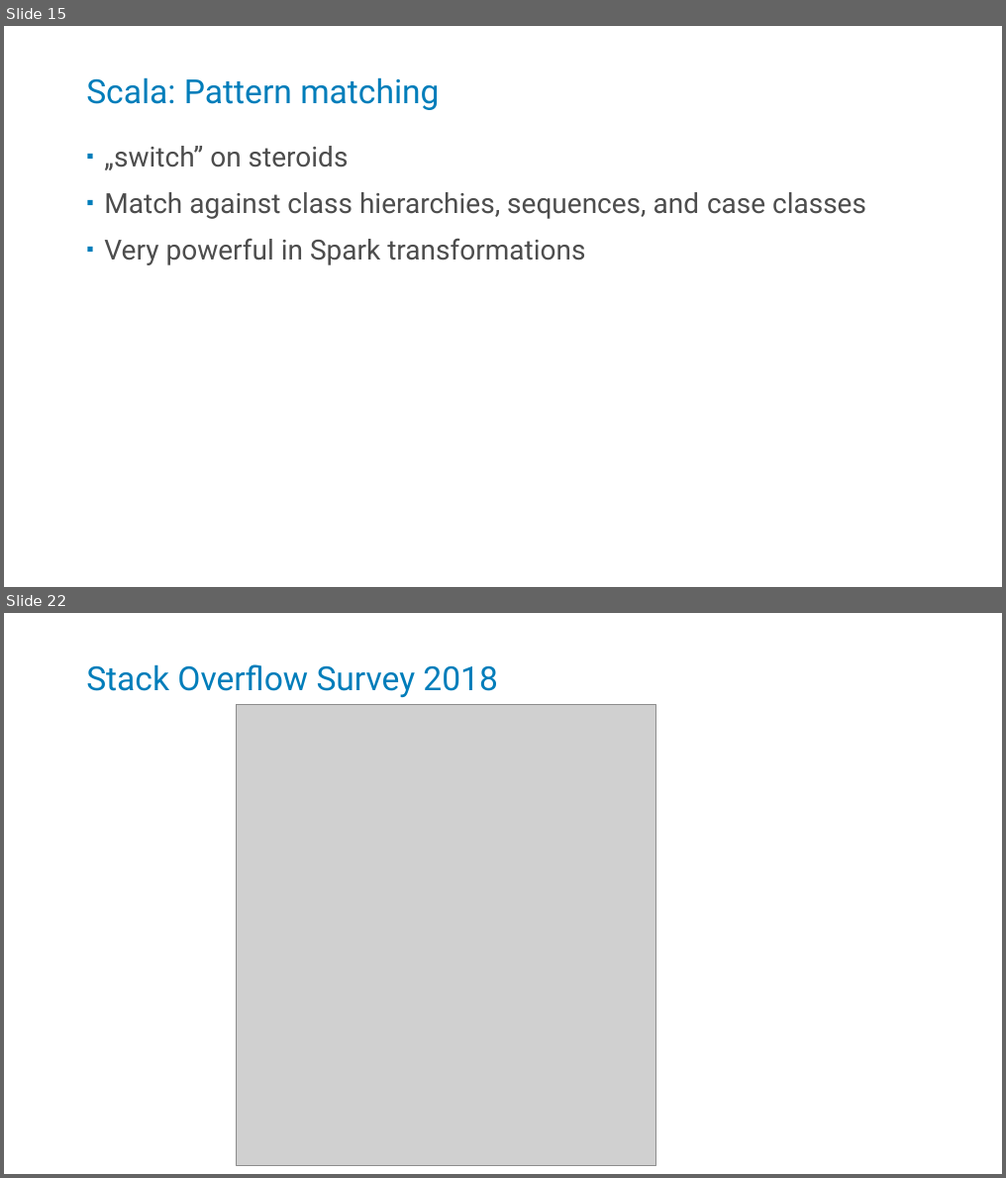
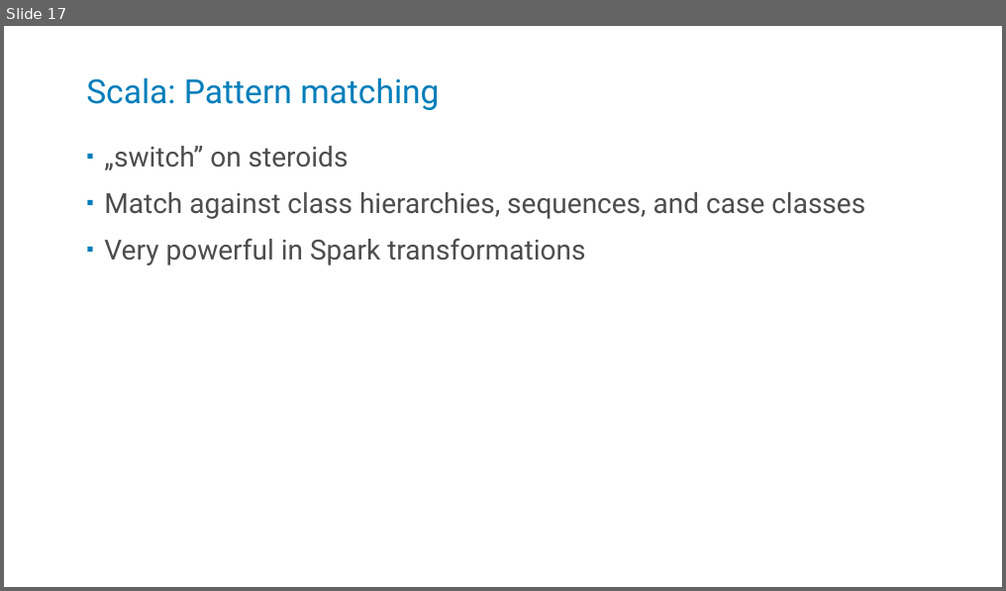
Before and after one commit to kstanaszek/SparkAndScalaInTandem, a slide deck: src/main/resources/slides.pptx. Shown one above the other, each under a label of ours: slides 15 and 22 before the commit, slide 17 after it; the slides between them are not shown. The pictures are 1006x1178 and 1006x591 pixels, drawn with LibreOffice and Linux fonts; fonts in the diff are those of the drawing; grey boxes stand for pictures. Boxes give left, top, right and bottom in pixels: in the first picture for what was removed or moved away, otherwise in the second. Text is boxed around its words. In the diff, an @@ line names an element or a change of style, - is before the commit and + after.

```diff
--- a/src/main/resources/slides.pptx
+++ b/src/main/resources/slides.pptx
@@ slide 22 removed at <box>4,613,1002,1174</box>, background #FFFFFF @@
@@ title removed at <box>86,664,498,697</box> @@
-Stack Overflow Survey 2018
@@ picture removed at <box>236,705,655,1165</box> @@
@@ what was slide 15 is now slide 17 @@
```
Also in this commit, not shown: 15 slides changed, 2 slides added, 2 other slides removed.
